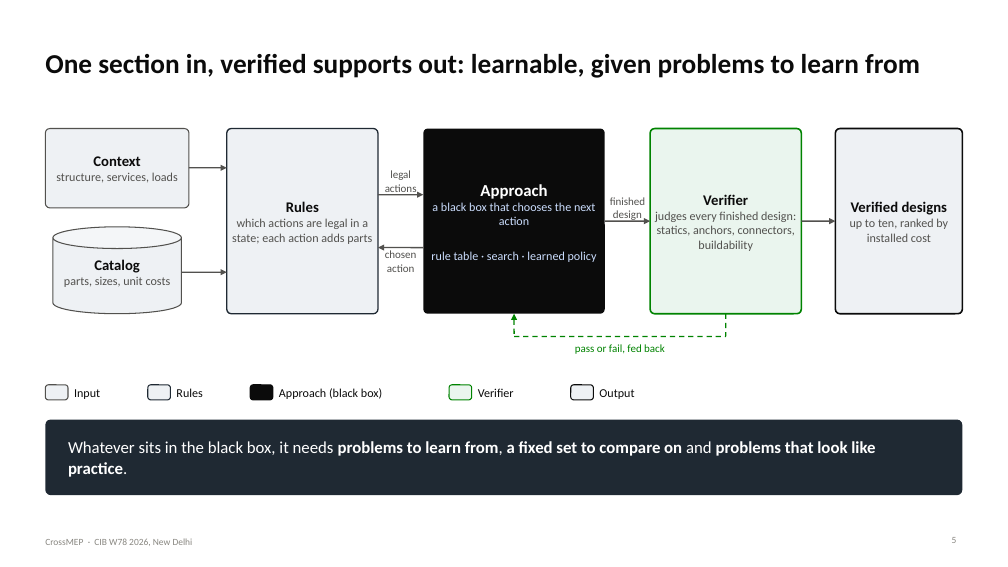
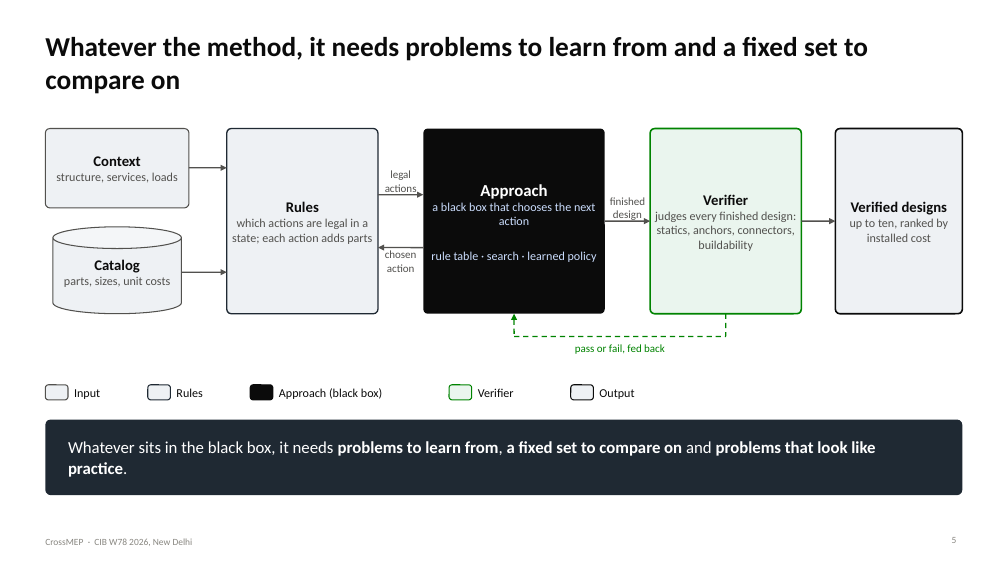
Before and after one commit to lavinia-ped/CrossMEP_Dataset, a slide deck: slide 5 of docs/CrossMEP_CIBW78_talk.pptx. Drawn at 1008x567 pixels with LibreOffice and Linux fonts; fonts in the diff are those of the drawing. Boxes give left, top, right and bottom in pixels: in the first picture for what was removed or moved away, otherwise in the second. Text is boxed around its words. In the diff, an @@ line names an element or a change of style, - is before the commit and + after.

Commit message:
Talk: slide 3 and 5 titles read as sentences

```diff
--- a/docs/CrossMEP_CIBW78_talk.pptx
+++ b/docs/CrossMEP_CIBW78_talk.pptx
@@ title at [45,37,868,94]: text changed @@
-One section in, verified supports out: learnable, given problems to learn from
+Whatever the method, it needs problems to learn from and a fixed set to compare on
```
Also in this commit, not shown: 1 other slide changed, 4 other files.
